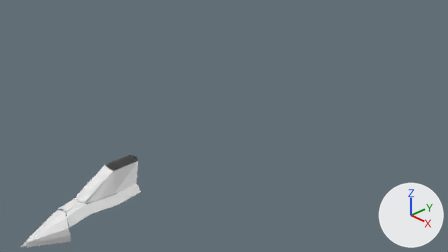
A saved change to the Blender file AirPlanes/F35/f35Blue.blend.
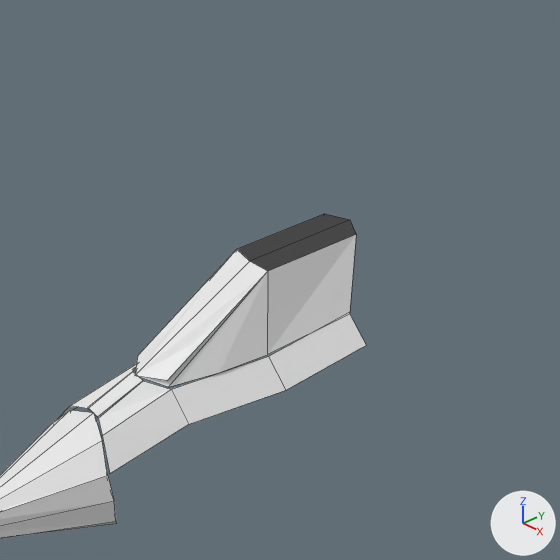
Each version appears first from the file's camera 'Camera', and next in a close-up on the part from 9% to 44% of the width and 38% to 100% of the height. Lighting does not change. The marker at lower right points along +X, +Y and +Z. The close-ups show mesh edges as thin lines.

Names of what the first close-up shows: 'cockpit', 'fuselage', 'nose'.
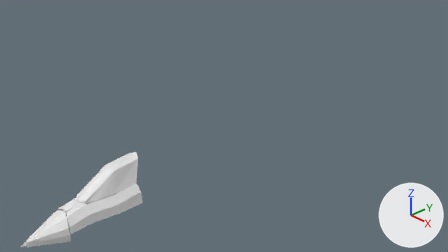
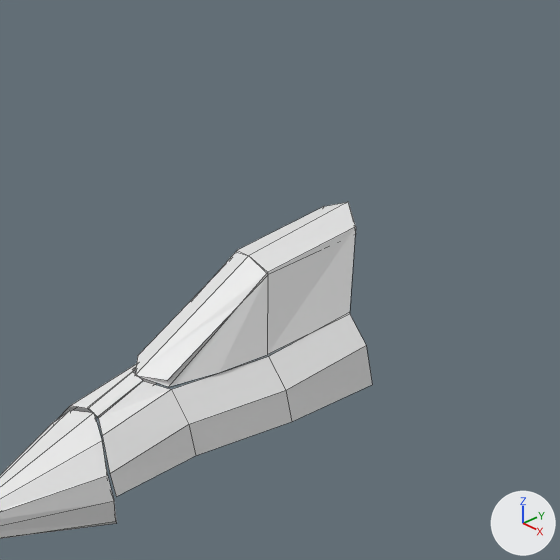
Boxes (x1, y1, x2, y2) around the edits, measured in the close-ups (560 x 560 px):
'fuselage', reshaped (14% taller)
    before: (59, 314, 366, 473)
    after: (59, 314, 372, 496)
'cockpit', reshaped (7% taller)
    before: (135, 214, 356, 387)
    after: (135, 202, 356, 387)
part 1 of me_plane_002, added
    after: (73, 346, 372, 496)

What the commit changed:
me_plane_002 has 17 vertices, 8 faces, 1 loose edge and spans x -8.02..1.0, y -0.56..6.71, z -0.33..-0.01.
me_plane_002 is used by ob_fuselage; location (0.006, -3.519, 0.021); scale (-0.0567, 0.205, 1.0).
Verts and faces of me_plane_002; kept vertices keep their numbers, new ones are numbered from 17.
Before the commit, vertices of me_plane_002: 13 (-5.38, -0.56, -0.33) at pixel (109, 473), 14 (-5.63, 1.66, -0.24) at pixel (188, 424), 15 (-7.53, 4.22, -0.23) at pixel (285, 390), 16 (-8.02, 6.71, -0.16) at pixel (366, 345).
Part 1, on me_plane_002:
New vertex 17 is at (-5.88, -0.56, -0.46), pixel (116, 496).
New vertex 18 is at (-6.13, 1.66, -0.43), pixel (195, 455).
New vertex 19 is at (-8.03, 4.22, -0.42), pixel (291, 421).
New vertex 20 is at (-8.53, 6.71, -0.41), pixel (372, 384).
New vertex 21 is at (-8.53, 6.71, -0.41), pixel (372, 384).
New loose edges: (20, 21).
New faces: (15, 16, 20, 19), (14, 15, 19, 18), (13, 14, 18, 17).
me_plane has 12 vertices, 6 faces and spans x -1.0..2.03, y -1.27..1.11, z -0.44..0.0.
me_plane is used by ob_cockpit; location (0.0, -2.542, 0.367); scale (0.158, 0.587, 1.0).
Part 2, on me_plane:
Vertex 3 of me_plane moves from (1.0, 1.0, 0.0) at pixel (356, 234) to (1.0, 1.0, 0.05) at pixel (355, 226).
Vertex 5 of me_plane moves from (0.0, 1.11, 0.0) at pixel (350, 219) to (0.0, 1.11, 0.12) at pixel (348, 201).
Vertex 6 of me_plane moves from (-1.0, 0.03, 0.0) at pixel (236, 249) to (-1.0, 0.03, -0.02).
Vertex 7 of me_plane moves from (1.0, 0.03, 0.0) at pixel (267, 271) to (1.0, 0.03, -0.01) at pixel (267, 272).
Vertex 8 of me_plane moves from (0.0, 0.0, 0.0) at pixel (249, 261) to (0.0, 0.0, 0.04) at pixel (248, 255).
